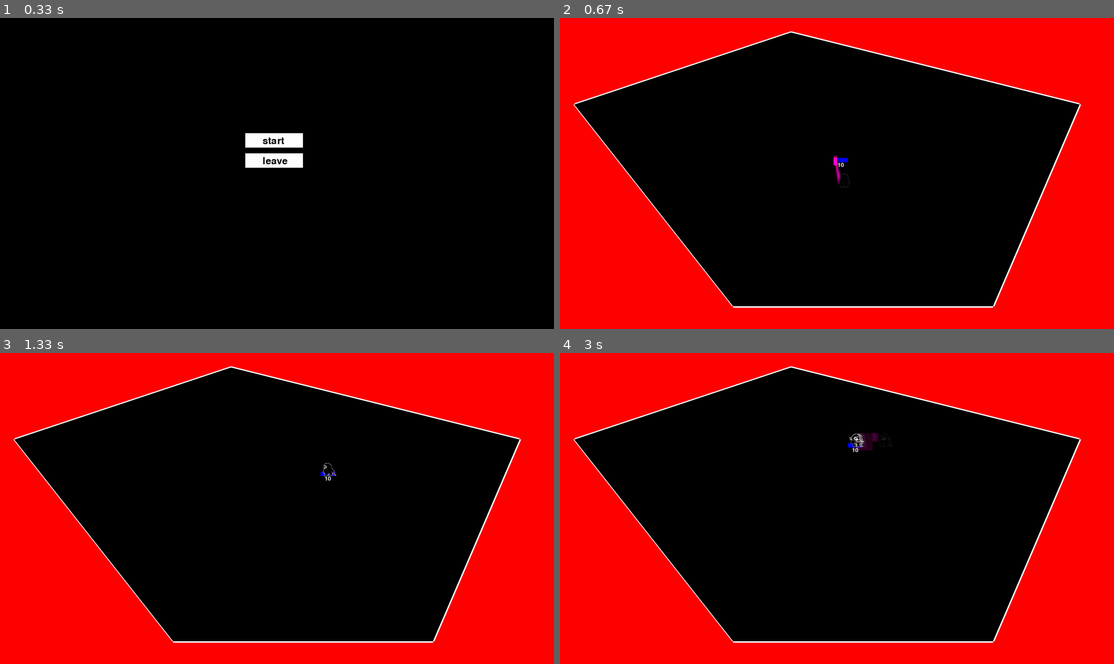
Above: before the commit, frames 1-4 (two rows, left to right).
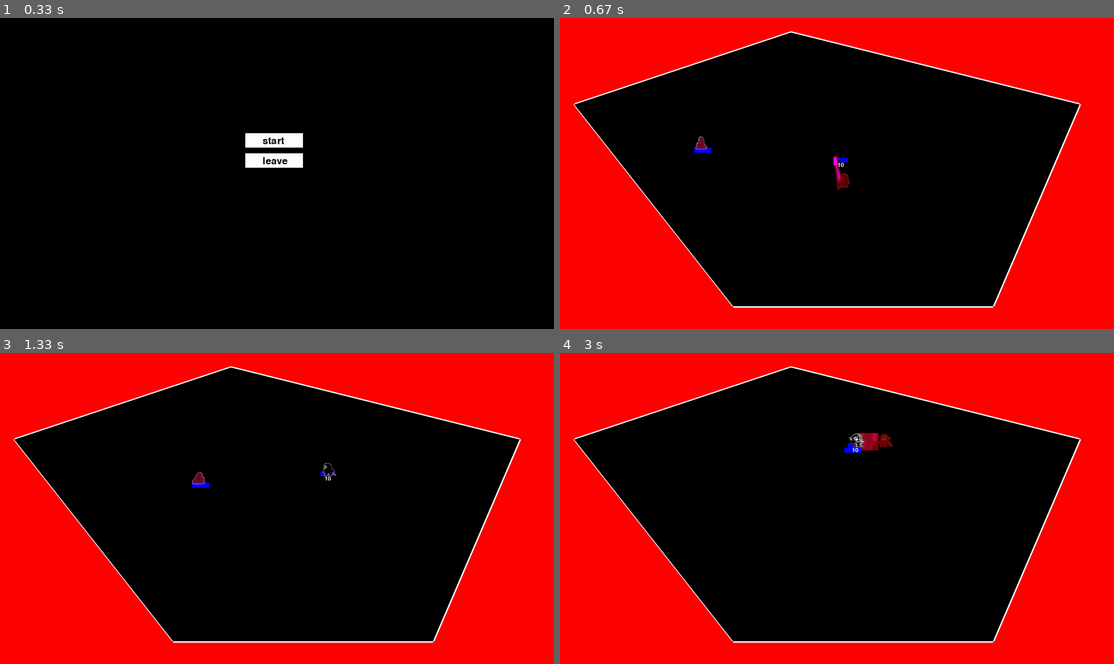
Above: after the commit, the same moments.

Repository: myatnyi/pygame-project
Game: pygame game, started from main.py
The game is run twice, just before and just after one commit, with the same random seed, the same clock (stepped at 60 frames per second) and the same inputs.
Inputs (mouse positions are in pixels of both pictures, inside the frame that each line leads up to):
- Up to frame 1 (0.33 s): no input
- Up to frame 2 (0.67 s): click "start" at 0.38 s
- Up to frame 3 (1.33 s): hold Right 0.67-1.13 s; move the mouse to (254, 424) at 0.7 s; hold Up from 1.17 s (still down)
- Up to frame 4 (3 s): release Up at 1.47 s; hold Right 1.5-1.97 s; hold Left 2-2.53 s; press the mouse at (659, 449) at 2.6 s; move the mouse to (803, 480) at 2.7 s; release the mouse at (947, 511) at 2.83 s; hold Down from 2.9 s (still down)

Frame 1 is identical in both runs. In frame 2, 0.2% of the frame differs, in the area x 24-53%, y 37-56%; in frame 3, 0.1%; in frame 4, 0.3%, in the area x 51-60%, y 25-33%.

Commit message:
мегамерж

Diff:
--- a/main.py
+++ b/main.py
@@ -12,6 +12,7 @@
 clock = pygame.time.Clock()
 DEBUG = True
 
+
 class Level:
     def __init__(self, filename):
         self.filename = filename
@@ -37,10 +38,6 @@
     SHIELD = 3
     ROLL = 4
     STUN = 5
-
-class BlebSM(Enum):
-    ATTACK = 0
-    STUN = 1
 
 
 class Object(pygame.sprite.Sprite):
@@ -421,20 +418,9 @@
         self.kill()
 
     def collision_interact(self):
-        if self.velocity.x != 0:
-            for i in range(math.trunc(abs(self.velocity.x))):
-                for group in self.inter_objs:
-                    for inter in pygame.sprite.spritecollide(self, group, False, pygame.sprite.collide_mask):
-                        self.rect = self.rect.move(-(int(self.velocity.x / abs(self.velocity.x))), 0)
-                        self.walk_hitbox = self.walk_hitbox.move(-(int(self.velocity.x / abs(self.velocity.x))), 0)
-                        inter.interact()
-        if self.velocity.y != 0:
-            for i in range(math.trunc(abs(self.velocity.y))):
-                for group in self.inter_objs:
-                    for inter in pygame.sprite.spritecollide(self, group, False, pygame.sprite.collide_mask):
-                        self.rect = self.rect.move(0, -(int(self.velocity.y / abs(self.velocity.y))))
-                        self.walk_hitbox = self.walk_hitbox.move(0, -(int(self.velocity.y / abs(self.velocity.y))))
-                        inter.interact()
+        for group in self.inter_objs:
+            for inter in pygame.sprite.spritecollide(self, group, False, pygame.sprite.collide_mask):
+                inter.interact()
 
     def get_inter_objs(self, *inter_objs):
         self.inter_objs = inter_objs
@@ -461,12 +447,14 @@
         if self.image.get_alpha() - 4 == 0:
             self.kill()
         else:
+            screen.blit(self.color_rect.to_surface(unsetcolor=(0, 0, 0, 0), setcolor=self.color), self.rect)
             self.image.set_alpha(self.image.get_alpha() - 4)
 
 
 def terminate():
     pygame.quit()
     sys.exit()
+
 
 class MenuSM(Enum):
     MENU = 0
@@ -474,11 +462,16 @@
     RULES = 2
     LEAVE = 3
 
+
 STATE = MenuSM.MENU
+
+
 def print_text(text, x, y):
     font = pygame.font.Font(None, 50)
     need_text = font.render(text, True, pygame.Color('black'))
     screen.blit(need_text, (x, y))
+
+
 class Button:
     def __init__(self, width, height, x, y, message, state):
         self.width = width
@@ -501,7 +494,6 @@
         print_text(self.message, self.x + 60, self.y + 10)
 
 
-
 def start_screen():
     start_game_btn = Button(200, 50, 850, 400, 'start', MenuSM.START)
     leave_game_btn = Button(200, 50, 850, 470, 'leave', MenuSM.LEAVE)
@@ -526,16 +518,18 @@
     all_sprites = pygame.sprite.Group()
     font = pygame.font.Font(None, 30)
     enemies = pygame.sprite.Group()
-    font = pygame.font.Font(None, 30)
+    level = Level('level3.txt')
     player = Player('chr.png', WIDTH // 2, HEIGHT // 2, all_sprites)
+    bleb = Bleb('', 400, 400, all_sprites, player)
+    enemies.add(bleb)
+    player.get_inter_objs(enemies)
     while True:
         for event in pygame.event.get():
             if event.type == pygame.QUIT or event.type == pygame.KEYDOWN and event.key == pygame.K_ESCAPE:
                 terminate()
 
         screen.fill('red')
-        Level('level3.txt').draw_border(Level('level3.txt').read_file())
-
+        level.draw_border(level.read_file())
         all_sprites.update()
 
         if STATE != MenuSM.START:
